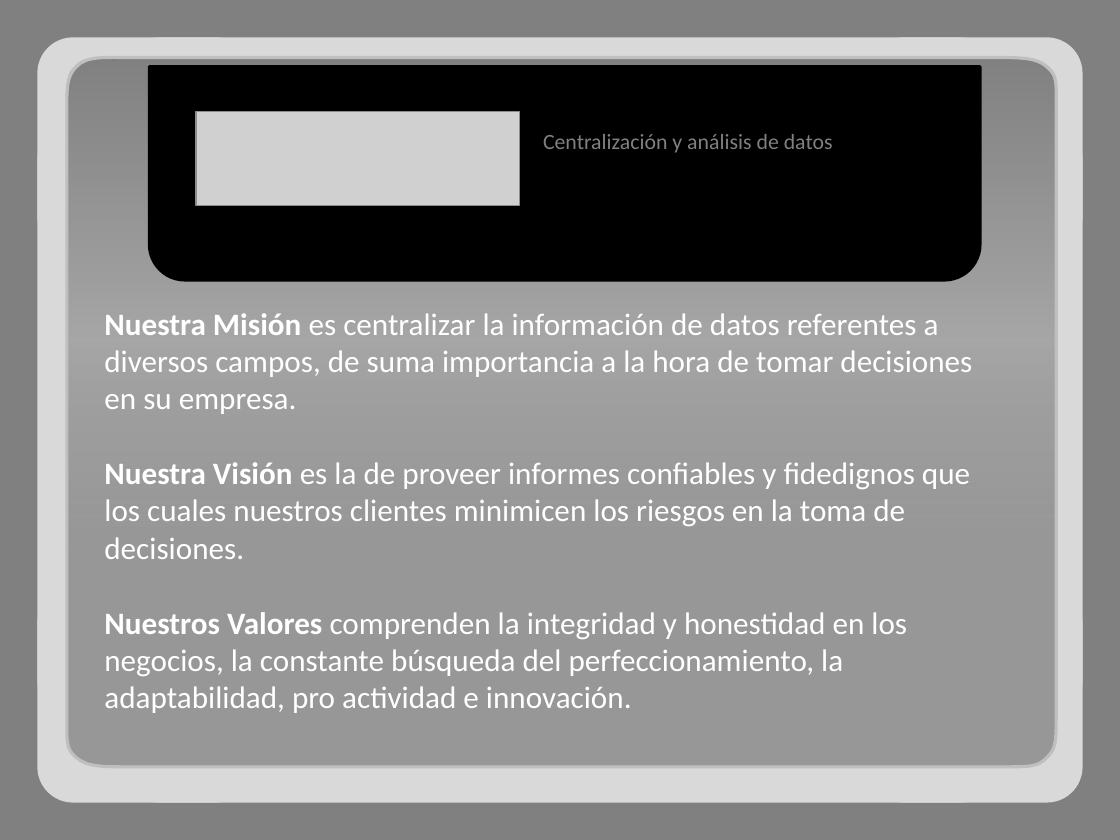
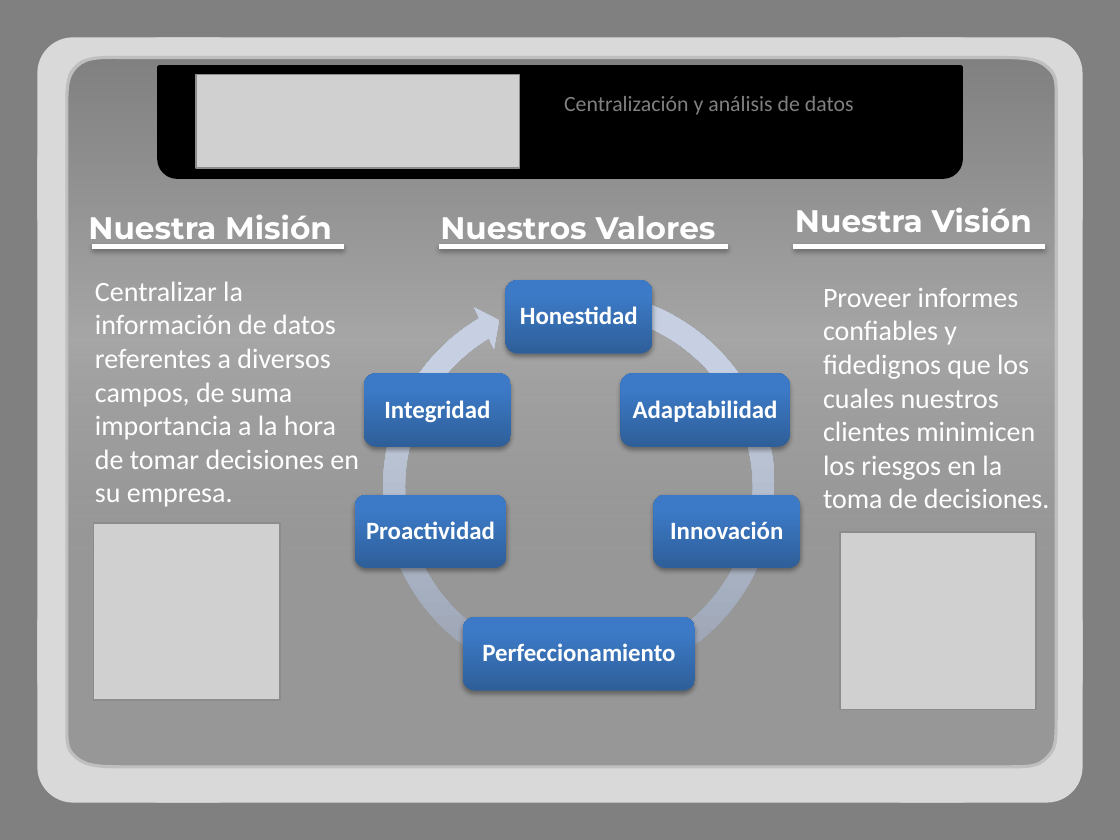
Before and after one commit to adrianachelotti/tallerdesarrollo1ero2011, a slide deck: slide 3 of Presentacion/Comercial/Presentacion Comercial.pptx. Drawn at 1120x840 pixels with LibreOffice and Linux fonts; fonts in the diff are those of the drawing; grey boxes stand for pictures. Boxes give left, top, right and bottom in pixels: in the first picture for what was removed or moved away, otherwise in the second. Text is boxed around its words. In the diff, an @@ line names an element or a change of style, - is before the commit and + after.

```diff
--- a/Presentacion/Comercial/Presentacion Comercial.pptx
+++ b/Presentacion/Comercial/Presentacion Comercial.pptx
@@ round same rect: place and size @@
-round same rect at box(149, 67, 980, 280)
+round same rect at box(159, 67, 962, 178)
@@ picture: place and size @@
-picture at box(196, 112, 520, 205)
+picture at box(196, 75, 520, 168)
@@ text "Centralización y análisis de datos": place and size @@
-text "Centralización y análisis de datos" at box(543, 134, 833, 153)
+text "Centralización y análisis de datos" at box(564, 96, 854, 115)
@@ text added at box(795, 207, 1032, 232), 20 pt, text #FFFFFF, bold @@
+Nuestra Visión
@@ text added at box(88, 214, 332, 247), 20 pt, text #FFFFFF, bold @@
+Nuestra Misión
@@ text added at box(440, 216, 716, 247), 20 pt, text #FFFFFF, bold @@
+Nuestros Valores
@@ line added from (92, 246) to (344, 246), #FFFFFF 3 pt @@
@@ line added from (439, 246) to (728, 246), #FFFFFF 3 pt @@
@@ line added from (793, 246) to (1045, 246), #FFFFFF 3 pt @@
@@ text added at box(95, 282, 359, 507), 18 pt, text #FFFFFF @@
+Centralizar la información de datos referentes a diversos campos, de suma importancia a la hora de tomar decisiones en su empresa.
@@ text added at box(823, 288, 1050, 508), 18 pt, text #FFFFFF @@
+Proveer informes confiables y fidedignos que los cuales nuestros clientes minimicen los riesgos en la toma de decisiones.
@@ text removed at box(104, 313, 972, 713) @@
-Nuestra Misión es centralizar la información de datos referentes a diversos campos, de suma importancia a la hora de tomar decisiones en su empresa.
-Nuestra Visión es la de proveer informes confiables y fidedignos que los cuales nuestros clientes minimicen los riesgos en la toma de decisiones.
-Nuestros Valores comprenden la integridad y honestidad en los negocios, la constante búsqueda del perfeccionamiento, la adaptabilidad, pro actividad e innovación.
@@ group added at box(355, 279, 800, 694): 6 rounded rectangles, 6 texts, 1 circular arrow @@
+Honestidad
+Adaptabilidad
+Innovación
+Perfeccionamiento
+Proactividad
+Integridad
@@ picture added at box(93, 523, 280, 700) @@
@@ picture added at box(840, 532, 1036, 709) @@
```
Also in this commit, not shown: 9 other slides changed, 30 other files.
